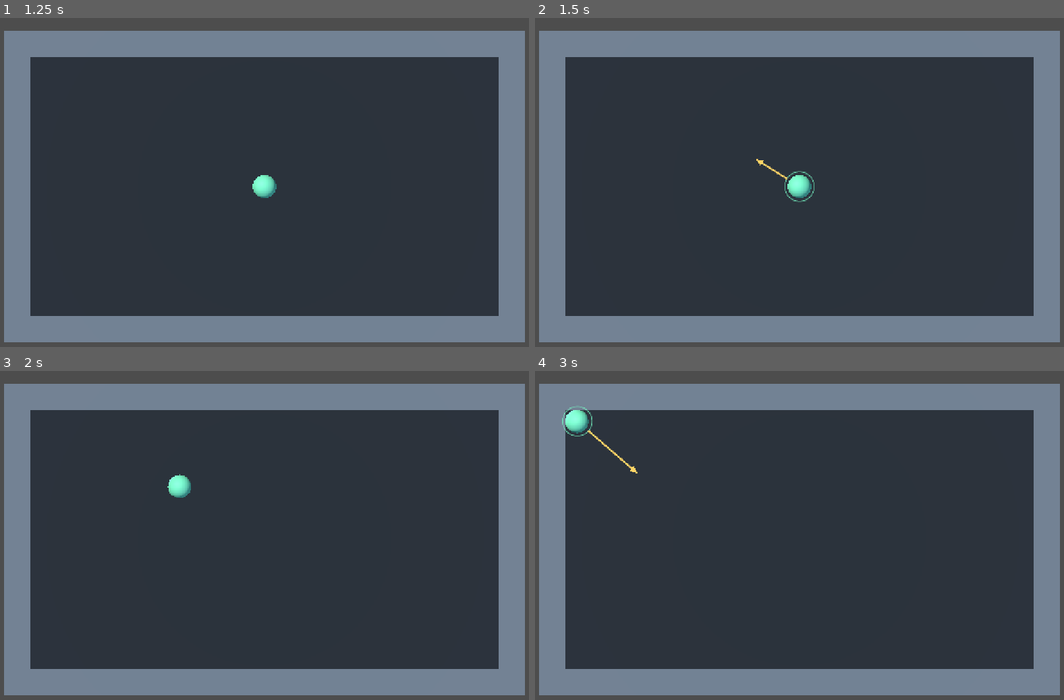
Above: before the commit, frames 1-4 (two rows, left to right).
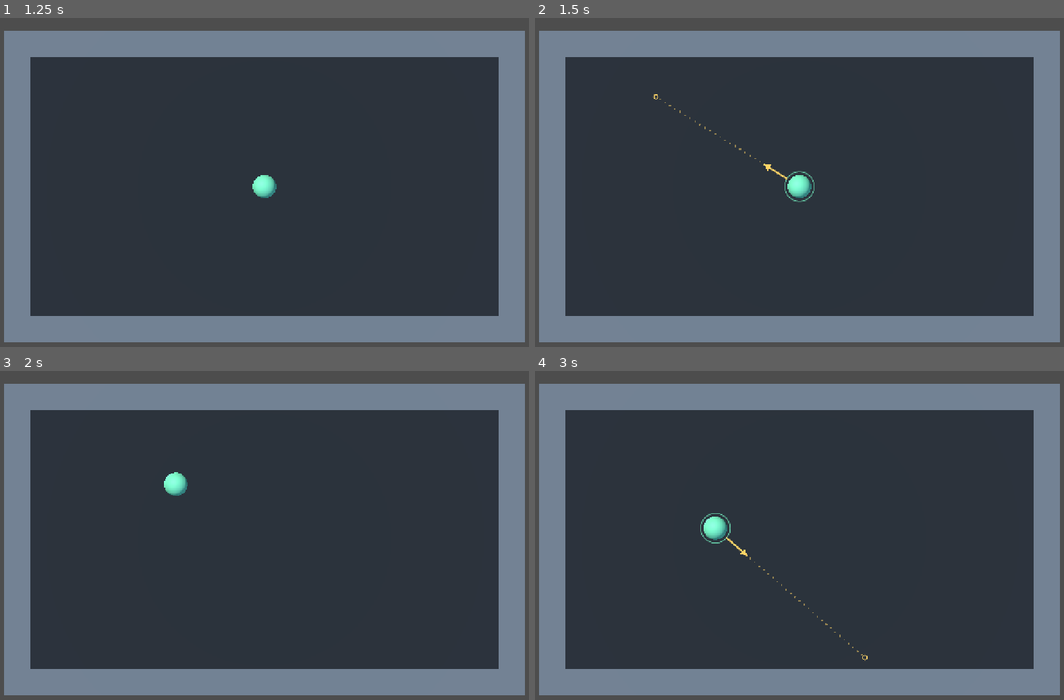
Above: after the commit, the same moments.

Repository: kickflip-games/stop-staring-trijam393
Game: Godot game, scene res://scenes/main.tscn
Two runs of this game, one before a commit and one after it. Both use one fixed random seed, a clock stepped at 60 frames per second and the inputs below.
Inputs (mouse positions are in pixels of both pictures, inside the frame that each line leads up to):
- Up to frame 1 (1.25 s): tap Enter at 0.5 s; move the mouse to (380, 169) at 0.52 s; click (380, 169) at 0.67 s
- Up to frame 2 (1.5 s): tap Space at 1.25 s; drag from (693, 202) to (773, 254) at 1.27 s
- Up to frame 3 (2 s): no input
- Up to frame 4 (3 s): move the mouse to (852, 466) at 2.02 s; click (852, 466) at 2.17 s; drag from (773, 607) to (635, 489) at 2.77 s

Frame 1 is identical in both runs. In frame 2, less than 0.1% of the frame differs, in the area x 22-45%, y 23-47%; in frame 3, 0.2%; in frame 4, 0.8%, in the area x 5-63%, y 10-89%.

Commit message:
Add predictable wall ricochets and first-contact aim preview

Diff:
--- a/stop_staring/scenes/main.tscn
+++ b/stop_staring/scenes/main.tscn
@@ -85,12 +85,8 @@
 [node name="Collision" type="CollisionShape3D" parent="Arena/RightWall"]
 shape = SubResource("VerticalWallShape")
 
-[node name="Player" type="RigidBody3D" parent="."]
+[node name="Player" type="CharacterBody3D" parent="."]
 script = ExtResource("1_blob")
-gravity_scale = 0.0
-axis_lock_linear_z = true
-lock_rotation = true
-continuous_cd = true
 
 [node name="Mesh" type="MeshInstance3D" parent="Player"]
 mesh = SubResource("PlayerMesh")
--- a/stop_staring/scripts/aim_indicator.gd
+++ b/stop_staring/scripts/aim_indicator.gd
@@ -1,6 +1,8 @@
 extends Node2D
 
-@onready var player: RigidBody3D = get_node("../../Player")
+@export_range(0.1, 2.0, 0.1) var preview_duration: float = 0.8
+
+@onready var player: CharacterBody3D = get_node("../../Player")
 
 
 func _process(_delta: float) -> void:
@@ -19,6 +21,16 @@
 		return
 	endpoint += direction * 45.0
 	var color := Color(1.0, 0.83, 0.4)
+	var preview_end := camera.unproject_position(player.get_preview_endpoint(preview_duration))
+	var preview_length := origin.distance_to(preview_end)
+	for distance in range(40, int(preview_length), 14):
+		draw_circle(origin + direction * distance, 2.0, Color(1.0, 0.83, 0.4, 0.5))
+	draw_circle(preview_end, 5.0, color, false, 2.0, true)
+	# Keep the direction arrow short; dots show the collision-limited first segment.
+	var arrow_length := minf(minf(origin.distance_to(endpoint), 100.0), preview_length)
+	if arrow_length <= 35.0:
+		return
+	endpoint = origin + direction * arrow_length
 	draw_line(origin + direction * 35.0, endpoint, color, 4.0, true)
 	var perpendicular := direction.orthogonal()
 	draw_colored_polygon(PackedVector2Array([
--- a/stop_staring/scripts/blob.gd
+++ b/stop_staring/scripts/blob.gd
@@ -1,15 +1,74 @@
-extends RigidBody3D
+extends CharacterBody3D
 ## Slingshot input on the XY plane. Release replaces the current velocity.
 
 @export_range(0.5, 6.0, 0.1) var max_drag_distance: float = 3.0
 @export_range(0.01, 0.5, 0.01) var drag_deadzone: float = 0.12
 @export_range(1.0, 30.0, 0.5) var min_launch_speed: float = 4.0
 @export_range(1.0, 40.0, 0.5) var max_launch_speed: float = 18.0
+@export_range(0.0, 1.0, 0.01) var bounce_retention: float = 0.9
+@export_range(0.0, 3.0, 0.05) var movement_damping: float = 0.35
+@export_range(0.0, 2.0, 0.05) var settle_speed: float = 0.35
+
+const COLLISION_MARGIN: float = 0.001
+const MAX_COLLISIONS_PER_STEP: int = 8
 
 var aiming: bool = false
 var drag_vector: Vector3 = Vector3.ZERO
 var _drag_origin: Vector3
 var _touch_index: int = -1
+
+
+func _physics_process(delta: float) -> void:
+	velocity.z = 0.0
+	velocity *= exp(-movement_damping * delta)
+	if velocity.length() < settle_speed:
+		velocity = Vector3.ZERO
+	var remaining_time := delta
+	for step in range(MAX_COLLISIONS_PER_STEP):
+		if velocity.is_zero_approx() or remaining_time <= 0.000001:
+			break
+		var motion := velocity * remaining_time
+		var collision := move_and_collide(motion, false, COLLISION_MARGIN)
+		if collision == null:
+			break
+		remaining_time *= clampf(collision.get_remainder().length() / motion.length(), 0.0, 1.0)
+		var normal := collision.get_normal()
+		# Recovery contacts can point away from travel. Only reflect incoming hits.
+		if velocity.dot(normal) < -0.000001:
+			velocity = velocity.bounce(normal) * bounce_retention
+		if velocity.length() < settle_speed:
+			velocity = Vector3.ZERO
+	# The gameplay plane is fixed, including after collision recovery.
+	position.z = 0.0
+
+
+func get_launch_velocity() -> Vector3:
+	if drag_vector.length() < drag_deadzone:
+		return Vector3.ZERO
+	var strength := inverse_lerp(drag_deadzone, maxf(max_drag_distance, drag_deadzone + 0.001), drag_vector.length())
+	var speed := lerpf(min_launch_speed, maxf(min_launch_speed, max_launch_speed), clampf(strength, 0.0, 1.0))
+	return drag_vector.normalized() * speed
+
+
+func get_preview_endpoint(duration: float) -> Vector3:
+	var predicted_velocity := get_launch_velocity()
+	var parameters := PhysicsTestMotionParameters3D.new()
+	parameters.from = global_transform
+	parameters.margin = COLLISION_MARGIN
+	var result := PhysicsTestMotionResult3D.new()
+	var remaining_time := duration
+	# Short sweeps match physics-step precision at the first contact.
+	while remaining_time > 0.000001 and not predicted_velocity.is_zero_approx():
+		var delta := minf(remaining_time, 1.0 / Engine.physics_ticks_per_second)
+		predicted_velocity *= exp(-movement_damping * delta)
+		if predicted_velocity.length() < settle_speed:
+			break
+		parameters.motion = predicted_velocity * delta
+		if PhysicsServer3D.body_test_motion(get_rid(), parameters, result):
+			return parameters.from.origin + result.get_travel()
+		parameters.from.origin += parameters.motion
+		remaining_time -= delta
+	return parameters.from.origin
 
 
 func _unhandled_input(event: InputEvent) -> void:
@@ -57,10 +116,7 @@
 func _release(screen_position: Vector2, canceled: bool = false) -> void:
 	_update_aim(screen_position)
 	if not canceled and drag_vector.length() >= drag_deadzone:
-		var strength := inverse_lerp(drag_deadzone, maxf(max_drag_distance, drag_deadzone + 0.001), drag_vector.length())
-		var speed := lerpf(min_launch_speed, maxf(min_launch_speed, max_launch_speed), clampf(strength, 0.0, 1.0))
-		sleeping = false
-		linear_velocity = drag_vector.normalized() * speed
+		velocity = get_launch_velocity()
 	_cancel_aim()
 
 
--- a/stop_staring/tests/launch_controls.gd
+++ b/stop_staring/tests/launch_controls.gd
@@ -2,7 +2,7 @@
 ## Run with Godot --headless --path stop_staring --script res://tests/launch_controls.gd
 
 var failures: Array[String] = []
-var player: RigidBody3D
+var player: CharacterBody3D
 var camera: Camera3D
 
 
@@ -20,7 +20,7 @@
 		await create_timer(0.5).timeout
 	player = scene.get_node("Player")
 	camera = scene.get_node("Camera")
-	player.linear_damp = 0.0
+	player.movement_damping = 0.0
 	var origin := camera.unproject_position(Vector3.ZERO)
 	var long_drag := camera.unproject_position(Vector3(-10, 0, 0))
 	mouse_button(origin, true)
@@ -38,20 +38,20 @@
 		mouse_button(origin, true)
 	mouse_button(long_drag, false)
 	check(not player.aiming, "release ends aiming")
-	check(player.linear_velocity.is_equal_approx(Vector3(player.max_launch_speed, 0, 0)), "long drag launches opposite drag at maximum speed")
+	check(player.velocity.is_equal_approx(Vector3(player.max_launch_speed, 0, 0)), "long drag launches opposite drag at maximum speed")
 	mouse_button(origin, true)
 	mouse_button(origin, false)
-	check(player.linear_velocity.is_equal_approx(Vector3(player.max_launch_speed, 0, 0)), "click preserves momentum")
+	check(player.velocity.is_equal_approx(Vector3(player.max_launch_speed, 0, 0)), "click preserves momentum")
 	var minimum_drag := camera.unproject_position(Vector3(0, -(player.drag_deadzone + 0.001), 0))
 	mouse_button(origin, true)
 	mouse_button(minimum_drag, false)
-	check(absf(player.linear_velocity.length() - player.min_launch_speed) < 0.02, "small valid drag uses minimum strength")
-	check(player.linear_velocity.y > 0 and absf(player.linear_velocity.x) < 0.001, "relaunch replaces momentum")
+	check(absf(player.velocity.length() - player.min_launch_speed) < 0.02, "small valid drag uses minimum strength")
+	check(player.velocity.y > 0 and absf(player.velocity.x) < 0.001, "relaunch replaces momentum")
 	var medium_drag := camera.unproject_position(Vector3(-1.5, 0, 0))
 	mouse_button(origin, true)
 	mouse_button(medium_drag, false)
-	check(player.linear_velocity.length() > player.min_launch_speed and player.linear_velocity.length() < player.max_launch_speed, "drag distance maps to strength")
-	var before := player.linear_velocity
+	check(player.velocity.length() > player.min_launch_speed and player.velocity.length() < player.max_launch_speed, "drag distance maps to strength")
+	var before := player.velocity
 	touch(origin, true, false)
 	check(player.aiming, "touch starts aiming")
 	var touch_drag := InputEventScreenDrag.new()
@@ -60,16 +60,16 @@
 	Input.parse_input_event(touch_drag)
 	Input.flush_buffered_events()
 	touch(touch_drag.position, false, true)
-	check(player.linear_velocity.is_equal_approx(before), "canceled touch preserves momentum")
+	check(player.velocity.is_equal_approx(before), "canceled touch preserves momentum")
 	touch(origin, true, false)
 	touch(touch_drag.position, false, false)
-	check(player.linear_velocity.is_equal_approx(Vector3(0, -player.max_launch_speed, 0)), "touch releases in correct direction")
+	check(player.velocity.is_equal_approx(Vector3(0, -player.max_launch_speed, 0)), "touch releases in correct direction")
 	mouse_button(origin, true)
 	player.notification(NOTIFICATION_APPLICATION_FOCUS_OUT)
 	check(not player.aiming, "focus loss cancels aim")
 	for direction in [Vector3.RIGHT, Vector3.LEFT, Vector3.UP, Vector3.DOWN]:
 		player.position = Vector3.ZERO
-		player.linear_velocity = Vector3.ZERO
+		player.velocity = Vector3.ZERO
 		await physics_frame
 		mouse_button(origin, true)
 		mouse_button(camera.unproject_position(-direction * 3.0), false)
--- /dev/null
+++ b/stop_staring/tests/ricochets.gd
@@ -0,0 +1,106 @@
+extends SceneTree
+## Godot --headless --path stop_staring --script res://tests/ricochets.gd
+
+var failures: Array[String] = []
+
+
+func _initialize() -> void:
+	call_deferred("run_checks")
+
+
+func run_checks() -> void:
+	root.size = Vector2i(1280, 800)
+	var scene := load("res://scenes/main.tscn").instantiate() as Node3D
+	root.add_child(scene)
+	await physics_frame
+	await physics_frame
+	var player: CharacterBody3D = scene.get_node("Player")
+	player.set_physics_process(false)
+	player.movement_damping = 0.0
+	for sign_value in [-1.0, 1.0]:
+		player.position = Vector3(sign_value * 8.0, 0, 0)
+		player.velocity = Vector3(sign_value * 12, 12, 0)
+		player._physics_process(0.1)
+		check(player.velocity.is_equal_approx(Vector3(-sign_value * 10.8, 10.8, 0)), "45 degree side-wall reflection and retention")
+		player.position = Vector3(0, sign_value * 4.0, 0)
+		player.velocity = Vector3(12, sign_value * 12, 0)
+		player._physics_process(0.1)
+		check(player.velocity.is_equal_approx(Vector3(10.8, -sign_value * 10.8, 0)), "45 degree horizontal-wall reflection and retention")
+	for x_sign in [-1.0, 1.0]:
+		for y_sign in [-1.0, 1.0]:
+			player.position = Vector3(x_sign * 8.4, y_sign * 4.4, 0)
+			player.velocity = Vector3(x_sign * 18, y_sign * 18, 0)
+			player._physics_process(0.1)
+			check(player.velocity.x * x_sign < 0 and player.velocity.y * y_sign < 0, "corner reflects both axes")
+			check(player.velocity.length() > 15, "corner does not stick")
+	player.position = Vector3(8.0, 0, 0)
+	player.velocity = Vector3(40, 0.01, 0)
+	player._physics_process(0.1)
+	check(player.velocity.x < -35 and player.velocity.y > 0, "glancing high-speed hit reflects without sliding")
+	player.position = Vector3(8.549, 0, 0)
+	player.velocity = Vector3(-10, 0, 0)
+	player._physics_process(0.1)
+	check(player.position.x < 8 and player.velocity.x < 0, "launch away from contact is not reflected back")
+	player.position = Vector3.ZERO
+	player.velocity = Vector3(0.2, 0, 0)
+	player._physics_process(0.1)
+	check(player.velocity.is_zero_approx() and player.position.is_zero_approx(), "slow movement settles without jitter")
+	player.velocity = Vector3(10, 0, 0)
+	player.movement_damping = 0.35
+	player._physics_process(0.1)
+	check(absf(player.velocity.x - 10 * exp(-0.035)) < 0.001, "damping uses elapsed time")
+	player.movement_damping = 0.0
+	player.bounce_retention = 1.0
+	var reference := Vector3.ZERO
+	for hz in [30, 60, 120]:
+		player.position = Vector3.ZERO
+		player.velocity = Vector3(40, 23, 9)
+		for frame in range(hz * 2):
+			player._physics_process(1.0 / hz)
+			check(absf(player.position.x) <= 8.551 and absf(player.position.y) <= 4.551, "fast repeated ricochets remain contained")
+			check(is_zero_approx(player.position.z) and is_zero_approx(player.velocity.z), "ricochets preserve plane")
+		if hz == 30:
+			reference = player.position
+		else:
+			check(player.position.distance_to(reference) < 0.05, "trajectory agrees across physics rates")
+	player.position = Vector3.ZERO
+	player.drag_vector = Vector3(3, 0, 0)
+	var endpoint: Vector3 = player.get_preview_endpoint(0.8)
+	check(absf(endpoint.x - 8.55) < 0.04 and absf(endpoint.y) < 0.001, "sphere preview stops at first wall contact")
+	player.drag_vector = Vector3(0.13, 0, 0)
+	check(player.get_preview_endpoint(0.8).x < endpoint.x, "preview length scales with power")
+	player.drag_vector = Vector3(3, 3, 0).limit_length(3)
+	endpoint = player.get_preview_endpoint(0.8)
+	check(endpoint.distance_to(Vector3(4.55, 4.55, 0)) < 0.02, "diagonal preview includes sphere radius")
+	player.drag_vector = Vector3(0.6, 0, 0)
+	player.movement_damping = 0.35
+	endpoint = player.get_preview_endpoint(0.5)
+	check(player.position.is_zero_approx(), "preview does not move player")
+	player.velocity = player.get_launch_velocity()
+	for frame in range(30):
+		player._physics_process(1.0 / 60)
+	check(player.position.distance_to(endpoint) < 0.001, "preview agrees with actual damped free-flight motion")
+	player.position = Vector3(8.549, 0, 0)
+	player.drag_vector = Vector3(-3, 0, 0)
+	check(player.get_preview_endpoint(0.1).x < 7, "preview from wall contact can point away")
+	if DisplayServer.get_name() != "headless":
+		await create_timer(0.5).timeout
+		player.position = Vector3.ZERO
+		player.velocity = Vector3.ZERO
+		player.aiming = true
+		player.drag_vector = Vector3(3, 1.6, 0).limit_length(3.0)
+		player.set_process_unhandled_input(false)
+		await process_frame
+		await RenderingServer.frame_post_draw
+		root.get_texture().get_image().save_png("/tmp/stop-staring-ricochet-preview.png")
+	if failures.is_empty():
+		print("PASS: 45 degree reflections, retention, corners, glancing shots, settling, damping, 30/60/120 Hz containment and first-contact preview")
+	else:
+		for failure in failures:
+			push_error(failure)
+	quit(0 if failures.is_empty() else 1)
+
+
+func check(passed: bool, message: String) -> void:
+	if not passed and not failures.has(message):
+		failures.append(message)
Not shown, changed: README.md
